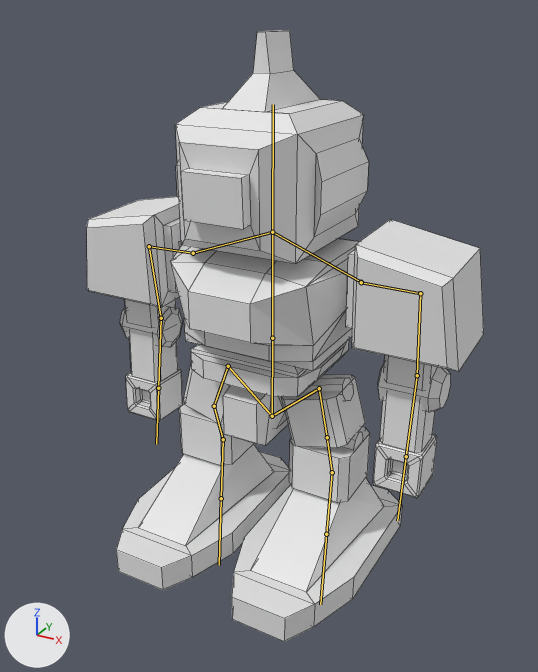
Before and after pictures for a commit that changed the Blender file Res/Robot.blend.
Rendered twice from a 50 mm camera at (4.7, -8.65, 7.58) aimed at (0.07, -0.24, 3.37). Every picture has the same lights, and +X, +Y and +Z are marked at lower left. The bones that bend it are drawn over the model as lines. Mesh edges are drawn as thin lines.

In view in the first picture: 'Robot'.
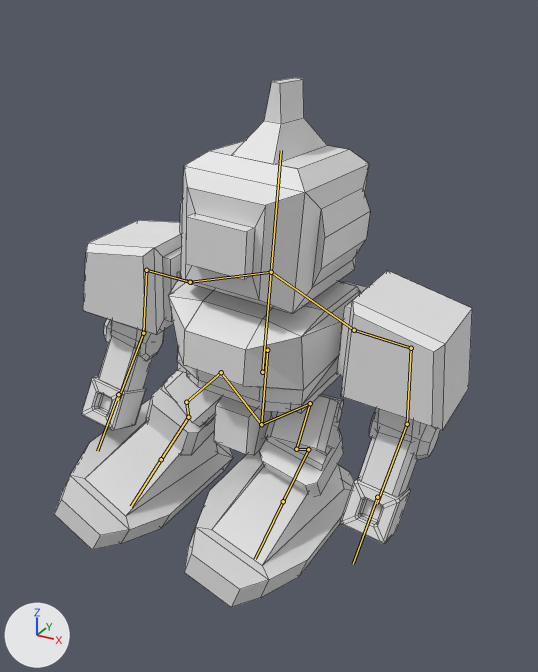
The newer file adds an action. The first version stands in its rest pose; the second is drawn at frame 20 of the action 'Step_Left'.

What the commit changed:
Bone 'Weist' (bone_weist) moves from (0.0, 0.0, 0.0) to (-0.09, 0.03, -0.23).
Bone 'Weist' (bone_weist) turns from (0, 0, 0) to (0, 0, 5) degrees about its own x, y and z.
Bone 'Chest' (bone_chest) moves from (0.0, 0.0, 0.0) to (0.0, -0.31, 0.11).
Bone 'Foot_IK.R' (bone_foot_ik_r) moves from (0.0, 0.0, 0.0) to (-1.21, -0.37, -0.02).
Bone 'Foot_IK.R' (bone_foot_ik_r) turns from (0, 0, 0) to (-1, -3, 30) degrees about its own x, y and z.
Bone 'Foot_IK.L' (bone_foot_ik_l) moves from (0.0, 0.0, 0.0) to (-0.76, -0.34, -0.04).
Bone 'Foot_IK.L' (bone_foot_ik_l) turns from (0, 0, 0) to (0, -2, 20) degrees about its own x, y and z.
Bone 'DownArm_IK.R' (bone_downarm_ik_r) moves from (0.0, 0.0, 0.0) to (0.49, 0.11, 0.42).
Bone 'DownArm_IK.R' (bone_downarm_ik_r) turns from (0, 0, 0) to (18, -2, -10) degrees about its own x, y and z.
Bone 'DownArm_IK.L' (bone_downarm_ik_l) moves from (0.0, 0.0, 0.0) to (0.22, 0.54, 0.37).
Bone 'DownArm_IK.L' (bone_downarm_ik_l) turns from (0, 0, 0) to (18, -1, -9) degrees about its own x, y and z.

Where the change shows, as pixel boxes (x1, y1, x2, y2) in the pictures (538 x 672 px):
'Robot', posed (14% shorter): before (87, 30, 484, 642); after (54, 78, 472, 607)
bone 'Weist', root to tip: before (272, 338) to (272, 416); after (267, 350) to (261, 424)
bone 'Chest', root to tip: before (272, 338) to (272, 232); after (262, 372) to (271, 272)
bone 'Foot_IK.R', root to tip: before (221, 498) to (219, 565); after (161, 459) to (131, 506)
bone 'Foot_IK.L', root to tip: before (326, 534) to (320, 604); after (283, 501) to (255, 559)
bone 'DownArm_IK.R', root to tip: before (158, 388) to (156, 444); after (118, 394) to (97, 451)
bone 'DownArm_IK.L', root to tip: before (406, 456) to (397, 520); after (377, 497) to (353, 564)
